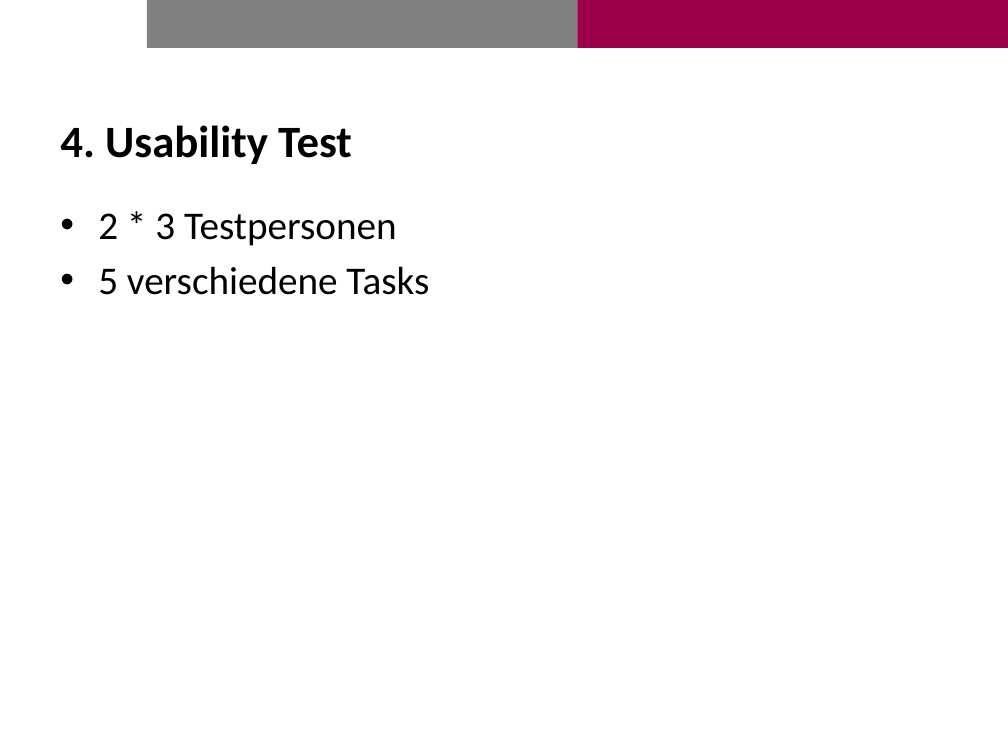
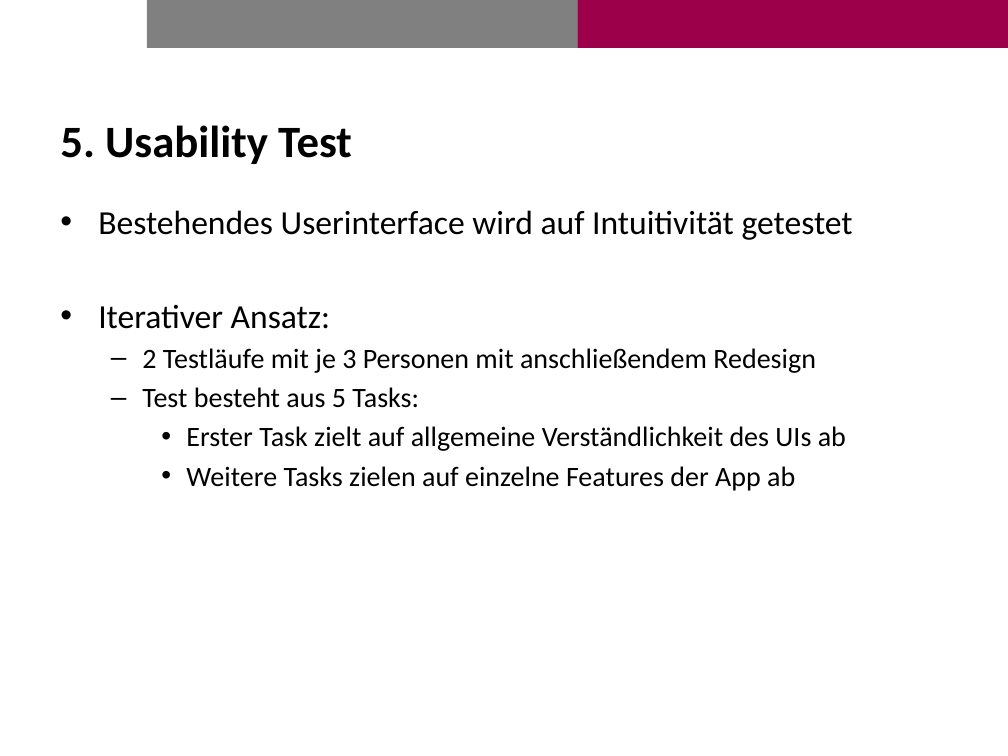
Before and after one commit to Brias/Photo-Booth, a slide deck: slide 7 of presentation/presentation.pptx. Drawn at 1008x756 pixels with LibreOffice and Linux fonts; fonts in the diff are those of the drawing; background and template pictures are left out. Boxes give left, top, right and bottom in pixels: in the first picture for what was removed or moved away, otherwise in the second. Text is boxed around its words. In the diff, an @@ line names an element or a change of style, - is before the commit and + after.

```diff
--- a/presentation/presentation.pptx
+++ b/presentation/presentation.pptx
@@ title at (60,125,352,164): text changed @@
-4. Usability Test
+5. Usability Test
@@ text at (98,210,853,491): text changed; size 28 to 20 pt @@
-• 2 * 3 Testpersonen
-• 5 verschiedene Tasks
+• Bestehendes Userinterface wird auf Intuitivität getestet
+• Iterativer Ansatz:
+  – 2 Testläufe mit je 3 Personen mit anschließendem Redesign
+  – Test besteht aus 5 Tasks:
+    • Erster Task zielt auf allgemeine Verständlichkeit des UIs ab
+    • Weitere Tasks zielen auf einzelne Features der App ab
```
Also in this commit, not shown: 12 other slides changed, 1 slide added, 1 slide removed, 7 other files.
